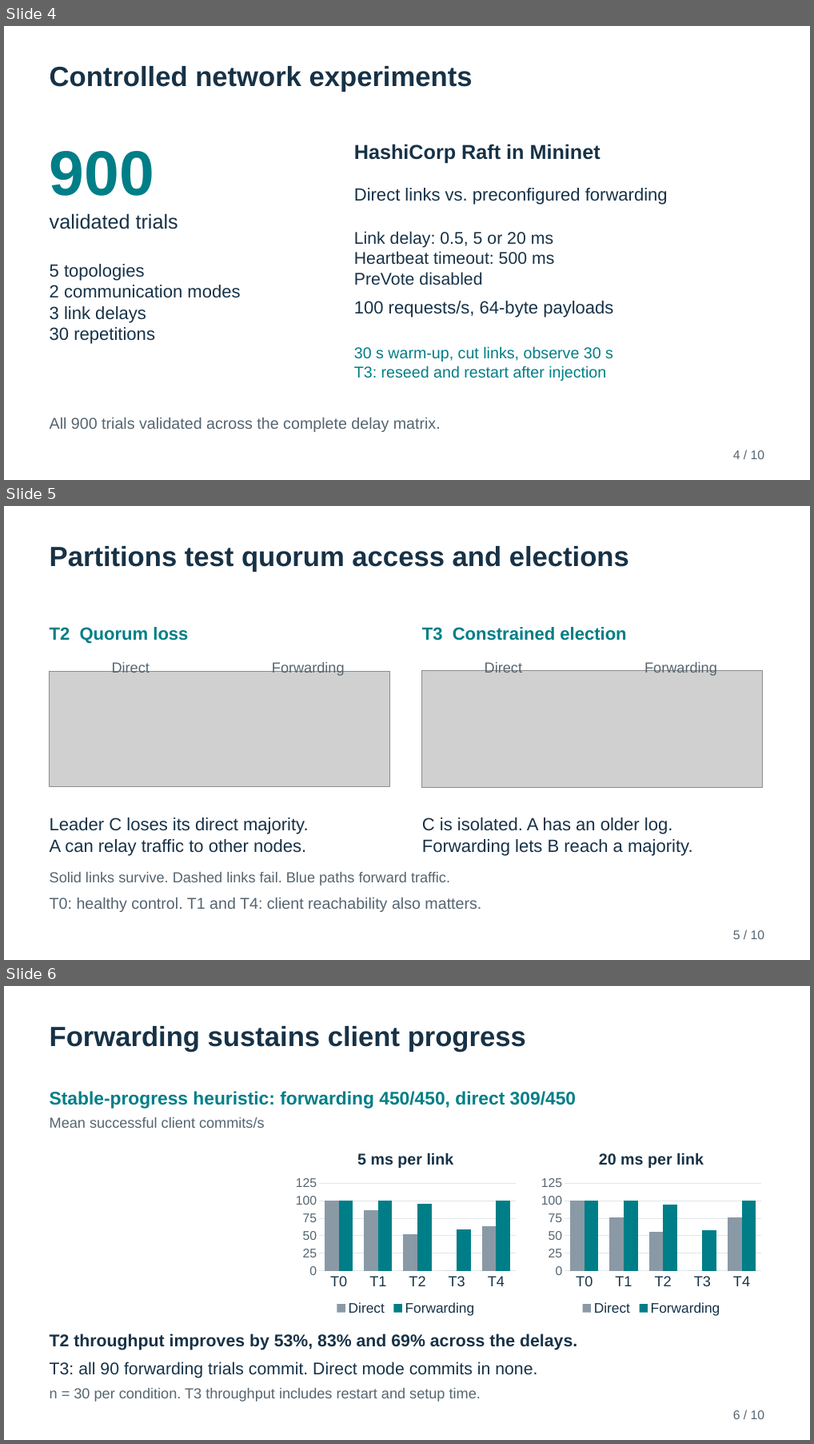
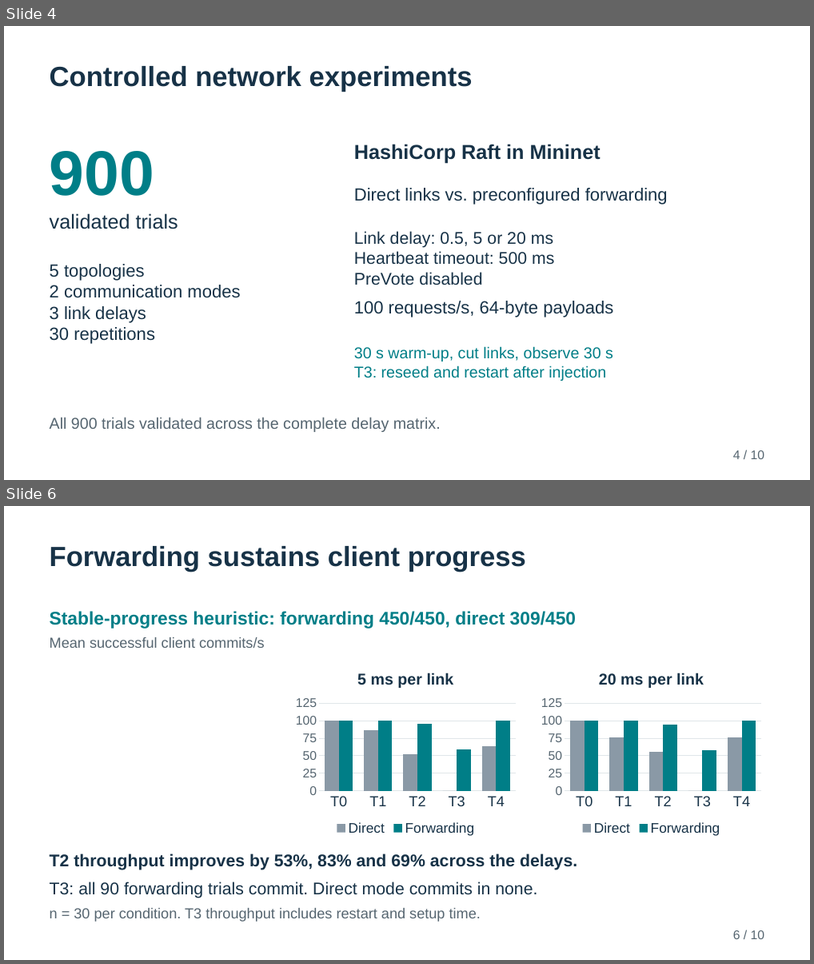
Before and after one commit to TheArtemis/II2202-HT26-Research-Methodology-and-Scientific-Writing, a slide deck: docs/presentation/II2202-final-presentation.pptx. Shown one above the other, each under a label of ours: slides 4, 5 and 6 before the commit, slides 4 and 6 after it; the slides between them are not shown. The pictures are 814x1444 and 814x964 pixels, drawn with LibreOffice and Linux fonts; fonts in the diff are those of the drawing; grey boxes stand for pictures. Boxes give left, top, right and bottom in pixels: in the first picture for what was removed or moved away, otherwise in the second. Text is boxed around its words. In the diff, an @@ line names an element or a change of style, - is before the commit and + after.

Commit message:
updated presentation

```diff
--- a/docs/presentation/II2202-final-presentation.pptx
+++ b/docs/presentation/II2202-final-presentation.pptx
@@ slide 5 removed at (4,506,810,960), background #FFFFFF @@
@@ text removed at (50,546,630,572) @@
-Partitions test quorum access and elections
@@ text removed at (50,627,188,644) @@
-T2 Quorum loss
@@ text removed at (422,627,626,640) @@
-T3 Constrained election
@@ picture removed at (50,672,390,787) @@
@@ text removed at (112,661,150,672) @@
-Direct
@@ text removed at (272,661,345,676) @@
-Forwarding
@@ picture removed at (422,671,762,788) @@
@@ text removed at (485,661,522,672) @@
-Direct
@@ text removed at (645,661,718,676) @@
-Forwarding
@@ text removed at (50,817,309,856) @@
-Leader C loses its direct majority.
-A can relay traffic to other nodes.
@@ text removed at (422,817,694,856) @@
-C is isolated. A has an older log.
-Forwarding lets B reach a majority.
@@ text removed at (50,872,450,885) @@
-Solid links survive. Dashed links fail. Blue paths forward traffic.
@@ text removed at (50,897,482,912) @@
-T0: healthy control. T1 and T4: client reachability also matters.
@@ text removed at (734,930,766,939) @@
-5 / 10
```
Also in this commit, not shown: 1 slide added, 2 other files.
